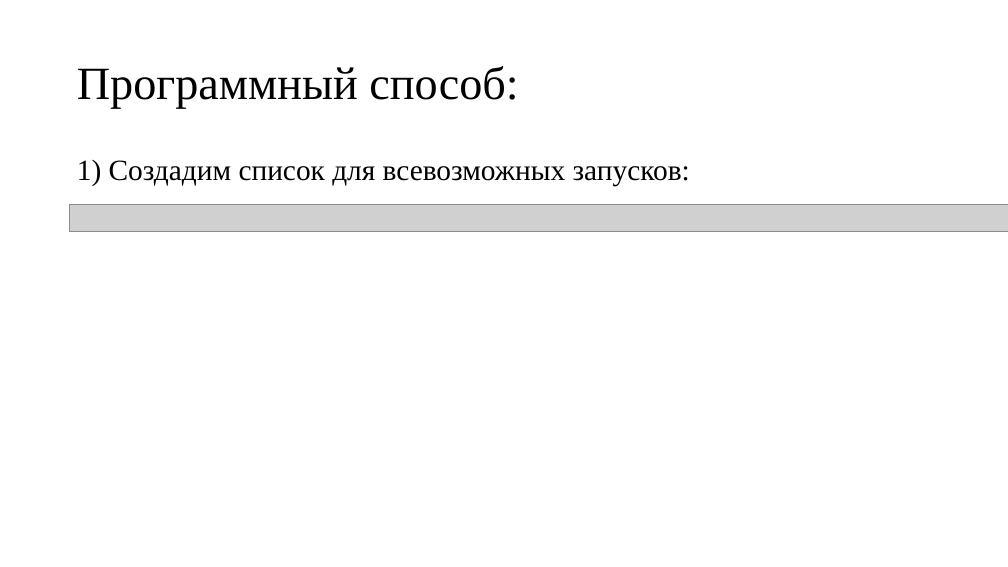
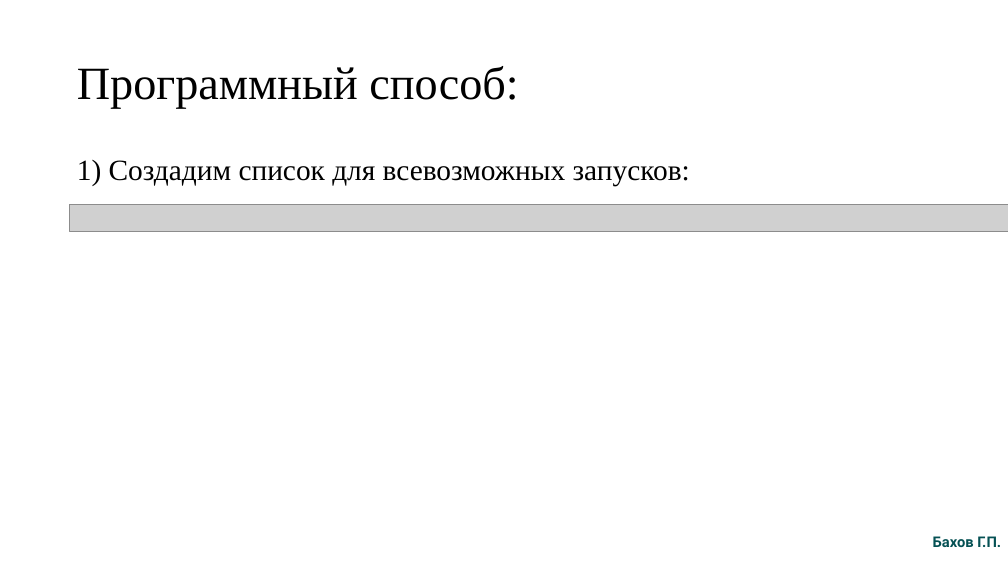
Before and after one commit to Grigoriy1988/OGE-2025-2026, a slide deck: slide 5 of 06/Задача №1.pptx. Drawn at 1008x567 pixels with LibreOffice and Linux fonts; fonts in the diff are those of the drawing; grey boxes stand for pictures. Boxes give left, top, right and bottom in pixels: in the first picture for what was removed or moved away, otherwise in the second. Text is boxed around its words. In the diff, an @@ line names an element or a change of style, - is before the commit and + after.

```diff
--- a/06/Задача №1.pptx
+++ b/06/Задача №1.pptx
@@ text added at [933, 536, 1001, 547], 14 pt, text #055154, bold @@
+Бахов Г.П.
```
Also in this commit, not shown: 4 other slides changed, 2 slides added, 2 slides removed, 1 other file.
